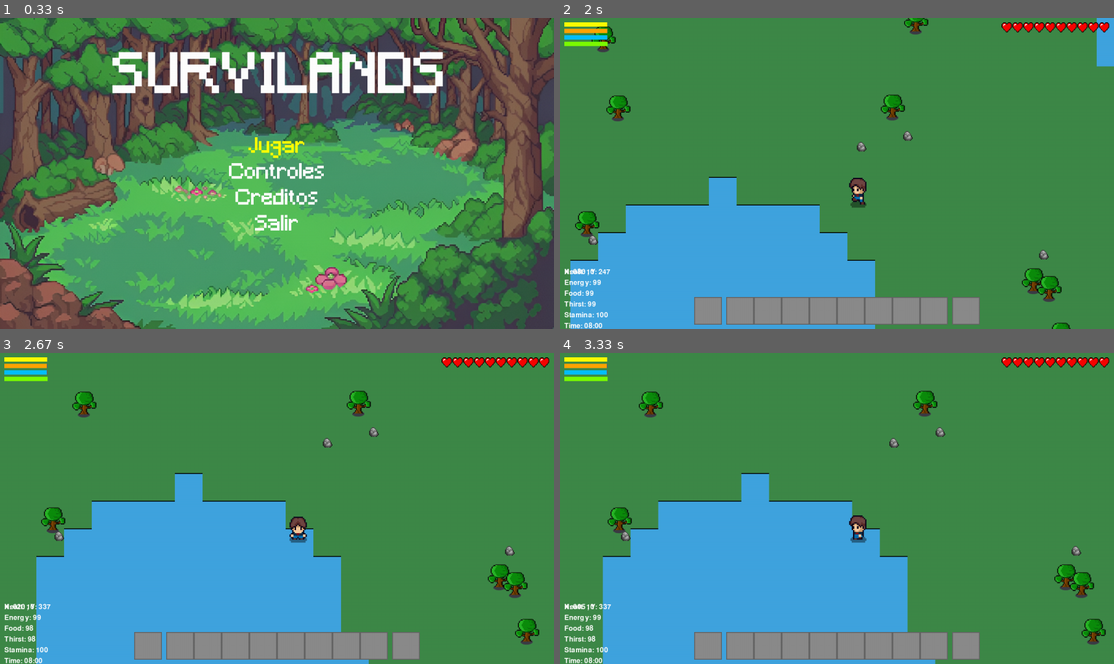
Above: before the commit, frames 1-4 (two rows, left to right).
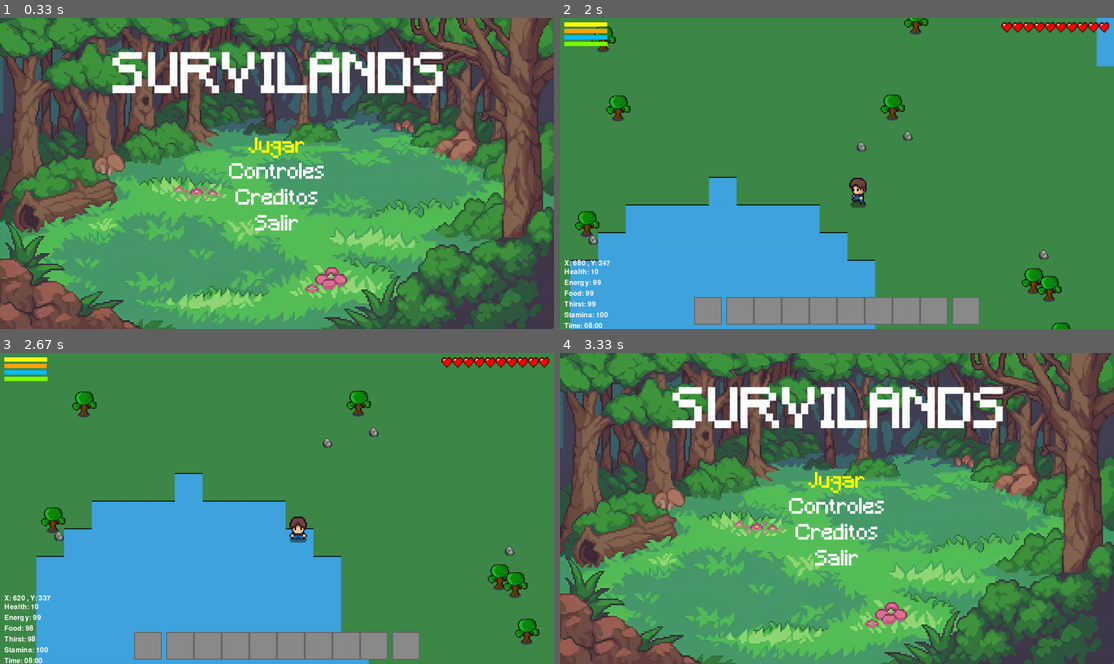
Above: after the commit, the same moments.

Repository: dede-08/survilands-pygame
Game: pygame game, started from main.py
The game is run twice, just before and just after one commit, with the same random seed, the same clock (stepped at 60 frames per second) and the same inputs.
Inputs (mouse positions are in pixels of both pictures, inside the frame that each line leads up to):
- Up to frame 1 (0.33 s): no input
- Up to frame 2 (2 s): tap Enter at 0.33 s; hold W 0.67-1.13 s; hold D 1.17-1.63 s; hold A from 1.67 s (still down); tap C at 1.82 s
- Up to frame 3 (2.67 s): release A at 2.2 s; hold S 2.23-2.53 s; tap E at 2.38 s; press the mouse at (404, 645) at 2.6 s
- Up to frame 4 (3.33 s): move the mouse to (848, 530) at 2.7 s; release the mouse at (731, 415) at 2.83 s; press the mouse at (837, 645) at 2.93 s; move the mouse to (864, 533) at 3.03 s; release the mouse at (897, 418) at 3.17 s; hold Esc from 3.23 s (still down); hold A from 3.23 s (still down)

Frame 1 is identical in both runs. In frame 2, 0.2% of the frame differs, in the area x 0-10%, y 77-83%; in frame 3, 0.2%; in frame 4, 85%, in the area x 0-100%, y 0-100%.

Commit message:
pantalla de controles agregada y actualizacion del main

Diff:
--- /dev/null
+++ b/controls_screen.py
@@ -0,0 +1,50 @@
+import pygame
+import constants
+import os
+
+class ControlsScreen:
+    def __init__(self, screen):
+        self.screen = screen
+        font_path = os.path.join("assets", "fonts", "Minecraft.ttf")
+        self.title_font = pygame.font.Font(font_path, 48)
+        self.text_font = pygame.font.Font(font_path, 24)
+
+        self.controls = [
+            ("W / A / S / D", "Mover al personaje"),
+            ("Shift", "Correr"),
+            ("E", "Interactuar (usar herramientas, beber agua, cosechar, etc.)"),
+            ("I", "Abrir/Cerrar Inventario"),
+            ("C", "Mostrar coordenadas"),
+            ("Click Izq./Der.", "Interacción con inventario")
+        ]
+
+    def run(self):
+        running = True
+        while running:
+            self.screen.fill((0, 0, 0))
+
+            title = self.title_font.render("Controles del Juego", True, constants.WHITE)
+            self.screen.blit(title, (constants.WIDTH // 2 - title.get_width() // 2, 50))
+
+            start_y = 130
+            spacing = 40
+
+            for key, action in self.controls:
+                key_text = self.text_font.render(f"{key}", True, constants.FOOD_COLOR)
+                action_text = self.text_font.render(f"- {action}", True, constants.WHITE)
+
+                self.screen.blit(key_text, (100, start_y))
+                self.screen.blit(action_text, (300, start_y))
+                start_y += spacing
+
+            back_text = self.text_font.render("Presiona ESC para volver", True, constants.THIRST_COLOR)
+            self.screen.blit(back_text, (constants.WIDTH // 2 - back_text.get_width() // 2, constants.HEIGHT - 60))
+
+            pygame.display.flip()
+
+            for event in pygame.event.get():
+                if event.type == pygame.QUIT:
+                    pygame.quit()
+                    exit()
+                if event.type == pygame.KEYDOWN and event.key == pygame.K_ESCAPE:
+                    running = False
--- a/main.py
+++ b/main.py
@@ -4,42 +4,30 @@
 from character import Character
 from world import World
 from main_menu import MainMenu
+from controls_screen import ControlsScreen
 
-#inicializar pygame
+# Inicializar pygame
 pygame.init()
 
 screen = pygame.display.set_mode((constants.WIDTH, constants.HEIGHT))
 pygame.display.set_caption("survilands")
 
-#mostrar menú
-menu = MainMenu(screen)
-opcion = menu.run()
+def show_menu():
+    menu = MainMenu(screen)
+    return menu.run()
 
-if opcion == "Jugar":
-    pass
-elif opcion == "Controles":
-    #mostrar pantalla de controles
-    pass
-elif opcion == "Creditos":
-    #mostrar creditos
-    pass
-elif opcion == "Salir":
-    pygame.quit()
-    sys.exit()
+def show_controls():
+    controles = ControlsScreen(screen)
+    controles.run()
 
-def main():
+def game_loop():
     clock = pygame.time.Clock()
     world = World(constants.WIDTH, constants.HEIGHT)
     character = Character(constants.WIDTH // 2, constants.HEIGHT // 2)
     show_inventory = False
     show_coordinates = False
-
     status_update_timer = 0
-
-    #variables para la camara
-    camera_x = 0
-    camera_y = 0
-
+    camera_x = camera_y = 0
 
     while True:
         dt = clock.tick(60)
@@ -58,8 +46,9 @@
                     character.update_thirst(20)
                 if event.key == pygame.K_c:
                     show_coordinates = not show_coordinates
+                if event.key == pygame.K_ESCAPE:
+                    return  # Volver al menú
 
-            #manejar eventos del mouse para el inventario
             if event.type == pygame.MOUSEBUTTONDOWN:
                 character.inventory.handle_click(pygame.mouse.get_pos(), event.button, show_inventory)
             elif event.type == pygame.MOUSEBUTTONUP and event.button == 1:
@@ -67,30 +56,19 @@
 
         dx = dy = 0
         keys = pygame.key.get_pressed()
-        if keys[pygame.K_a]:
-            dx = -5
-        if keys[pygame.K_d]:
-            dx = 5
-        if keys[pygame.K_w]:
-            dy = -5
-        if keys[pygame.K_s]:
-            dy = 5
+        if keys[pygame.K_a]: dx = -5
+        if keys[pygame.K_d]: dx = 5
+        if keys[pygame.K_w]: dy = -5
+        if keys[pygame.K_s]: dy = 5
 
-        #actualizar estado de corriendo
         character.is_running = keys[pygame.K_LSHIFT] and character.stamina > 0
         character.move(dx, dy, world)
 
-        #la camara sigue al personaje
         camera_x = character.x - constants.WIDTH // 2
         camera_y = character.y - constants.HEIGHT // 2
 
-        #actualizar los chunks en base a la posicion del personaje
         world.update_chunks(character.x, character.y)
-
-        #actulizar elementos del mundo
         world.update(dt)
-
-        #actualizar el tiempo del dia
         world.update_time(dt)
 
         status_update_timer += dt
@@ -103,39 +81,25 @@
             pygame.quit()
             sys.exit()
 
-        #limpiar pantalla
         screen.fill((0, 0, 0))
-
-        #dibujar mundo con offset de camara
         world.draw(screen, camera_x, camera_y)
-
-        #dibujar personaje en el centro de la pantalla
         character.draw(screen, camera_x, camera_y)
-
-        #dibujar tile al que esta apuntando el jugador
         character.draw_target_tile(screen, camera_x, camera_y)
 
         if show_inventory:
             character.draw_inventory(screen)
-
-        #dibujar inventario (hotbar siempr visible + inventario principal si esta abierto)
         character.draw_inventory(screen, show_inventory)
 
-
-        #dibujar HUD
         font = pygame.font.Font(None, 24)
         energy_text = font.render(f"Energy: {int(character.energy)}", True, constants.WHITE)
         food_text = font.render(f"Food: {int(character.food)}", True, constants.WHITE)
         thirst_text = font.render(f"Thirst: {int(character.thirst)}", True, constants.WHITE)
         stamina_text = font.render(f"Stamina: {int(character.stamina)}", True, constants.WHITE)
-        healt_text = font.render(f"Healt: {int(character.current_health)}", True, constants.WHITE)
-        #añadir indicador de tiempo
-        time_of_day = (world.current_time / constants.DAY_LENGTH) * 24 #convertir a formato de 24 horas
+        health_text = font.render(f"Health: {int(character.current_health)}", True, constants.WHITE)
+        time_of_day = (world.current_time / constants.DAY_LENGTH) * 24
         time_text = font.render(f"Time: {int(time_of_day):02d}:00", True, constants.WHITE)
 
-
-
-        screen.blit(healt_text, (10, constants.HEIGHT - 140))
+        screen.blit(health_text, (10, constants.HEIGHT - 140))
         screen.blit(energy_text, (10, constants.HEIGHT - 115))
         screen.blit(food_text, (10, constants.HEIGHT - 90))
         screen.blit(thirst_text, (10, constants.HEIGHT - 65))
@@ -144,10 +108,22 @@
 
         if show_coordinates:
             coord_text = font.render(f"X: {int(character.x)} , Y: {int(character.y)}", True, constants.WHITE)
-            screen.blit(coord_text, (10, constants.HEIGHT - 140))
+            screen.blit(coord_text, (10, constants.HEIGHT - 160))
 
         pygame.display.flip()
 
+def main():
+    while True:
+        option = show_menu()
+        if option == "Jugar":
+            game_loop()
+        elif option == "Controles":
+            show_controls()
+        elif option == "Creditos":
+            pass
+        elif option == "Salir":
+            pygame.quit()
+            sys.exit()
 
 if __name__ == "__main__":
     main()
